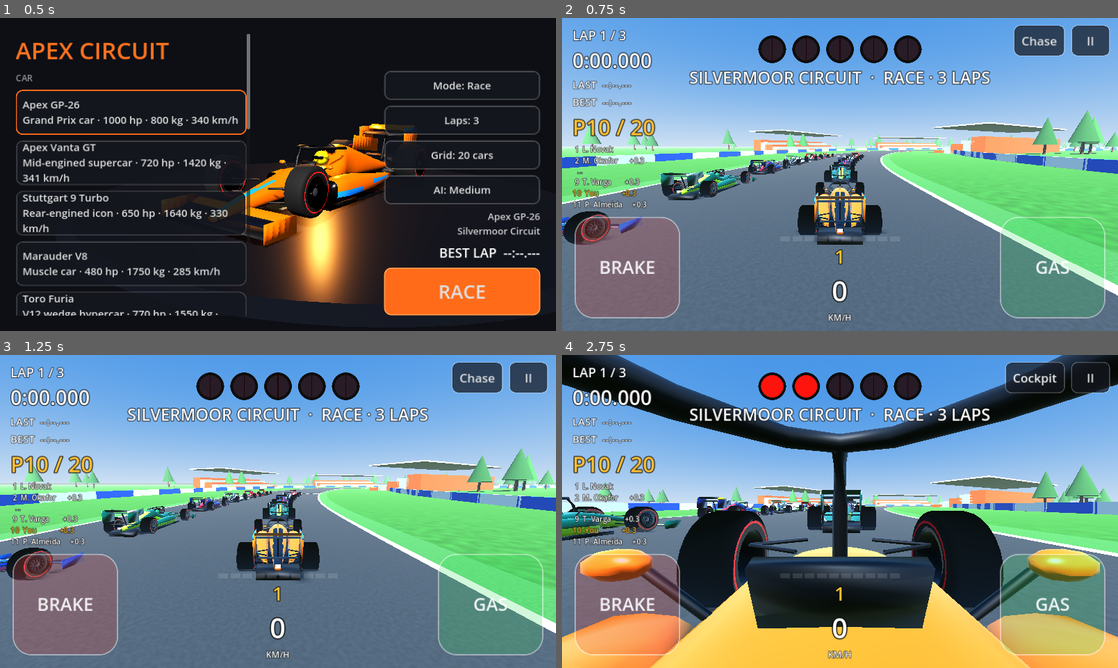
Above: before the commit, frames 1-4 (two rows, left to right).
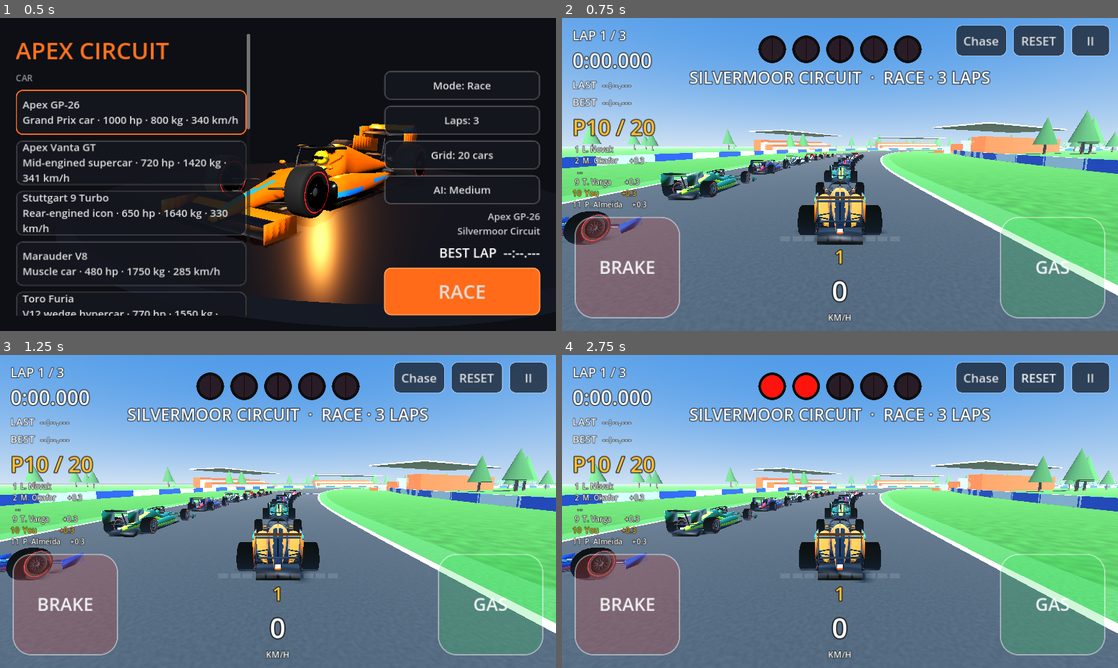
Above: after the commit, the same moments.

Repository: sohamtiwari-prog/apex-circuit
Game: Godot game, scene res://scenes/menu.tscn
The game is run twice, just before and just after one commit, with the same random seed, the same clock (stepped at 60 frames per second) and the same inputs.
Inputs (mouse positions are in pixels of both pictures, inside the frame that each line leads up to):
- Up to frame 1 (0.5 s): no input
- Up to frame 2 (0.75 s): click "RACE" at 0.5 s
- Up to frame 3 (1.25 s): no input
- Up to frame 4 (2.75 s): click (1040, 376) at 1.25 s, where only the run after the commit has a clickable "RESET"; click (1029, 376) at 2 s, where only the run before the commit has a clickable "Far chase"

Frame 1 is identical in both runs. In frame 2, 1.1% of the frame differs, in the area x 70-89%, y 2-13%; in frame 3, 1.1%; in frame 4, 72%, in the area x 0-100%, y 0-100%.

Commit message:
Friendlier handling, brake/steering assists, RESET button, Monaco scenery fix
- Grip raised to a planted, RR3-style level (GP: 1.8 g at 43 km/h to
  5.6 g at 234 km/h); AI recalibrated from new measurements
- Brake assist (default on): brakes when arriving at a corner too fast
- Steering assist (default on): blends 30% racing-line steering, steers
  back from the track edge, auto-recovers a car wedged against a wall
- RESET button on the race screen; pause-menu taps no longer turn into
  scrolls on touchscreens
- Scenery: every building/grandstand footprint must clear the road;
  grandstands slide to a clear spot (they crossed the road at Monaco)
- Default settings are always a fresh deep copy (a shared constant was
  being polluted by loaded saves)
- New tests: beginner-with-assists laps, reset via the menu, scenery

Co-Authored-By: Claude Opus 5.5 <noreply@anthropic.com>
Claude-Session: https://claude.ai/code/session_01BrgpyfStfhv8XBfN4R43FV

Diff:
--- a/scripts/ai_driver.gd
+++ b/scripts/ai_driver.gd
@@ -13,6 +13,26 @@
 var speed_cap := 999.0        # m/s, set by race logic when blocked
 var target_speed := 0.0
 var _profile := PackedFloat32Array()
+
+
+## Steering input (-1..1) that follows the racing line; does not touch the car.
+func line_steer(car: RaceCar, track: Track, at_idx: int) -> float:
+	var n := track.size()
+	var v := car.forward_speed()
+	var look := clampf(5.0 + absf(v) * 0.32, 6.0, 34.0)
+	var ti := (at_idx + int(look / Track.SPACING)) % n
+	var tgt: Vector3 = track.line_points[ti]
+	var fwd := car.global_basis.z
+	fwd.y = 0.0
+	var to := tgt - car.global_position
+	to.y = 0.0
+	var ld := maxf(to.length(), 1.0)
+	var alpha := fwd.normalized().signed_angle_to(to / ld, Vector3.UP)
+	var wheelbase: float = float(car.spec["wheel_front_z"]) - float(car.spec["wheel_rear_z"])
+	var delta := atan2(2.0 * wheelbase * sin(alpha), ld)
+	var max_steer := lerpf(car.spec["steer_low"], car.spec["steer_high"],
+		clampf(absf(v) / float(car.spec["steer_full_speed"]), 0.0, 1.0))
+	return clampf(-delta / max_steer, -1.0, 1.0)
 
 
 func update(car: RaceCar, track: Track) -> void:
--- a/scripts/car_specs.gd
+++ b/scripts/car_specs.gd
@@ -152,8 +152,8 @@
 		"damp_comp": 5.0,
 		"damp_relax": 7.0,
 		"max_susp_force": 60000.0,
-		"grip_front": 2.0,              # ~2 g mechanical; downforce adds the rest
-		"grip_rear": 2.1,
+		"grip_front": 2.6,              # grippy, RR3-style; downforce adds more with speed
+		"grip_rear": 2.8,
 		"roll_influence": 0.03,
 		"collision": [
 			[Vector3(0.9, 0.4, 4.3), Vector3(0, 0.25, 0.0)],
@@ -180,11 +180,10 @@
 		"chase_dist": 7.0,
 		"chase_height": 2.0,
 
-		# Measured steady-state limit (tests/grip_test.gd, tests/diag_steer.gd):
-		# ~2.5 g at 108 km/h -> ~4.7 g at 216 km/h, fit a = 17 + 0.008 v^2.
-		# The AI plans with 92% of it.
-		"ai_grip": 13.5,                # low speed: ~1.5 g mechanical grip
-		"ai_grip_aero": 0.0080,
+		# Measured limit at full lock (tests/diag_steer.gd, tests/grip_test.gd):
+		# ~2.6 g at 72 km/h -> ~5.8 g at 216 km/h; the AI plans with ~92% of it.
+		"ai_grip": 17.5,
+		"ai_grip_aero": 0.0095,
 		"ai_brake": 15.0,
 	}
 
@@ -203,7 +202,7 @@
 		"drag": 0.62, "downforce": 1.4,
 		"brake_base": 12.5, "brake_max": 13.5,
 		"wheel_front_z": 1.33, "wheel_rear_z": -1.32, "track_front": 0.82, "track_rear": 0.84,
-		"grip_front": 1.6, "grip_rear": 1.7,
+		"grip_front": 2.0, "grip_rear": 2.15,
 		"collision": [[Vector3(1.9, 0.55, 4.45), Vector3(0, -0.05, 0)], [Vector3(1.25, 0.35, 1.9), Vector3(0, 0.38, -0.25)]],
 		"redline": 8500.0, "idle_rpm": 900.0, "peak_rpm": 7300.0, "top_kmh": 341.0, "first_kmh": 95.0,
 		"cylinders": 8, "engine_base_hz": 200.0, "engine_tone": "v8flat",
@@ -230,7 +229,7 @@
 		"drag": 0.64, "downforce": 0.9,
 		"brake_base": 12.5, "brake_max": 13.5,
 		"wheel_front_z": 1.25, "wheel_rear_z": -1.2, "track_front": 0.8, "track_rear": 0.82,
-		"grip_front": 1.55, "grip_rear": 1.85,      # wide rear tyres tame the rear-engined balance
+		"grip_front": 1.95, "grip_rear": 2.3,       # wide rear tyres tame the rear-engined balance
 		"collision": [[Vector3(1.85, 0.6, 4.5), Vector3(0, -0.04, 0)], [Vector3(1.2, 0.4, 1.8), Vector3(0, 0.42, -0.2)]],
 		"redline": 7200.0, "idle_rpm": 850.0, "peak_rpm": 6500.0, "top_kmh": 330.0, "first_kmh": 85.0, "gear_count": 8,
 		"cylinders": 6, "engine_base_hz": 180.0, "engine_tone": "flat6",
@@ -256,7 +255,7 @@
 		"drag": 0.72, "downforce": 0.35,
 		"brake_base": 11.0, "brake_max": 12.0,
 		"wheel_front_z": 1.55, "wheel_rear_z": -1.3, "track_front": 0.82, "track_rear": 0.83,
-		"grip_front": 1.35, "grip_rear": 1.4,
+		"grip_front": 1.7, "grip_rear": 1.8,
 		"collision": [[Vector3(1.9, 0.65, 4.8), Vector3(0, -0.02, 0)], [Vector3(1.3, 0.42, 1.9), Vector3(0, 0.46, -0.45)]],
 		"redline": 7500.0, "idle_rpm": 750.0, "peak_rpm": 6500.0, "top_kmh": 285.0, "first_kmh": 80.0, "gear_count": 6,
 		"cylinders": 8, "engine_base_hz": 160.0, "engine_tone": "v8",
@@ -284,7 +283,7 @@
 		"brake_base": 13.0, "brake_max": 14.0,
 		"wheel_front_z": 1.4, "wheel_rear_z": -1.33, "track_front": 0.85, "track_rear": 0.87,
 		"radius_rear": 0.36, "tyre_width_rear": 0.35,
-		"grip_front": 1.65, "grip_rear": 1.75,
+		"grip_front": 2.05, "grip_rear": 2.2,
 		"collision": [[Vector3(2.0, 0.5, 4.8), Vector3(0, -0.08, 0)], [Vector3(1.2, 0.3, 2.0), Vector3(0, 0.28, -0.3)]],
 		"redline": 9500.0, "idle_rpm": 1000.0, "peak_rpm": 8500.0, "top_kmh": 350.0, "first_kmh": 100.0,
 		"cylinders": 12, "engine_base_hz": 260.0, "engine_tone": "v12",
@@ -314,7 +313,7 @@
 		"brake_base": 13.0, "brake_max": 14.0,
 		"wheel_front_z": 1.4, "wheel_rear_z": -1.32, "track_front": 0.86, "track_rear": 0.86,
 		"radius_rear": 0.36, "tyre_width_rear": 0.36,
-		"grip_front": 1.6, "grip_rear": 1.75,
+		"grip_front": 2.0, "grip_rear": 2.2,
 		"collision": [[Vector3(2.04, 0.62, 4.5), Vector3(0, -0.04, 0)], [Vector3(1.24, 0.4, 1.9), Vector3(0, 0.42, -0.25)]],
 		"redline": 6800.0, "idle_rpm": 800.0, "peak_rpm": 6000.0, "top_kmh": 410.0, "first_kmh": 110.0,
 		"cylinders": 16, "engine_base_hz": 220.0, "engine_tone": "w16",
--- a/scripts/hud.gd
+++ b/scripts/hud.gd
@@ -117,6 +117,8 @@
 	root.add_child(bar)
 	cam_button = _button("CAM", bar, func(): camera_requested.emit())
 	cam_button.custom_minimum_size = Vector2(110, 72)
+	var rb := _button("RESET", bar, func(): reset_requested.emit())
+	rb.custom_minimum_size = Vector2(120, 72)
 	var pb := _button("II", bar, func(): set_paused(true))
 	pb.custom_minimum_size = Vector2(90, 72)
 
@@ -197,6 +199,7 @@
 
 	var scroll := ScrollContainer.new()
 	scroll.custom_minimum_size = Vector2(560, 560)
+	scroll.scroll_deadzone = 24       # a slightly moving tap still presses a button
 	scroll.horizontal_scroll_mode = ScrollContainer.SCROLL_MODE_DISABLED
 	pause_panel.add_child(scroll)
 	var v := VBoxContainer.new()
@@ -240,6 +243,12 @@
 	_menu_buttons["abs"] = _button("", v, func():
 		save.set_setting("abs", not bool(save.get_setting("abs")))
 		_refresh_menu())
+	_menu_buttons["brake_assist"] = _button("", v, func():
+		save.set_setting("brake_assist", not bool(save.get_setting("brake_assist")))
+		_refresh_menu())
+	_menu_buttons["steer_assist"] = _button("", v, func():
+		save.set_setting("steer_assist", not bool(save.get_setting("steer_assist")))
+		_refresh_menu())
 	_menu_buttons["quit"] = _button("Quit to main menu", v, func(): menu_requested.emit())
 	for key in _menu_buttons:
 		(_menu_buttons[key] as Button).custom_minimum_size = Vector2(0, 66)
@@ -254,6 +263,8 @@
 	(_menu_buttons["sens"] as Button).text = "Tilt sensitivity: %.1fx" % float(save.get_setting("tilt_sensitivity"))
 	(_menu_buttons["tc"] as Button).text = "Traction control: " + ("On" if save.get_setting("traction_control") else "Off")
 	(_menu_buttons["abs"] as Button).text = "ABS: " + ("On" if save.get_setting("abs") else "Off")
+	(_menu_buttons["brake_assist"] as Button).text = "Brake assist: " + ("On" if save.get_setting("brake_assist") else "Off")
+	(_menu_buttons["steer_assist"] as Button).text = "Steering assist: " + ("On" if save.get_setting("steer_assist") else "Off")
 	touch.configure(String(save.get_setting("control_mode")), bool(save.get_setting("auto_accelerate")))
 	settings_changed.emit()
 
--- a/scripts/race.gd
+++ b/scripts/race.gd
@@ -60,6 +60,10 @@
 var _save_timer := 0.0
 var _tick := 0
 var _results_shown := false
+var _assist_profile := PackedFloat32Array()
+var _assist_driver: AIDriver = null
+var _wedged := 0.0
+const STEER_ASSIST_BLEND := 0.3
 var autopilot: AIDriver = null     # when set, the AI drives the player's car (tests/demo)
 var save: Node                     # the Save autoload, looked up at runtime
 
@@ -325,6 +329,42 @@
 		gas = 1.0
 	if Input.is_physical_key_pressed(KEY_DOWN) or Input.is_physical_key_pressed(KEY_S) or Input.is_physical_key_pressed(KEY_SPACE):
 		brk = 1.0
+
+	# Steering assist (like RR3's): blends in some racing-line steering and
+	# steers back when about to run off the road.
+	var lat := track.lateral(car.global_position, player.idx)
+	if bool(save.get_setting("steer_assist")):
+		if _assist_driver == null:
+			_assist_driver = AIDriver.new()
+		steer = lerpf(steer, _assist_driver.line_steer(car, track, player.idx), STEER_ASSIST_BLEND)
+		var edge := track.road_half - 0.9
+		var drift := car.linear_velocity.dot(track.rights[player.idx])
+		if absf(lat) > edge and signf(drift) == signf(lat):
+			var push := clampf((absf(lat) - edge) * 0.35 + absf(drift) * 0.04, 0.0, 0.6)
+			steer = clampf(steer - signf(lat) * push, -1.0, 1.0)
+
+	# Brake assist: brakes for you when arriving at a corner too fast.
+	if bool(save.get_setting("brake_assist")) and state == State.RACING:
+		if _assist_profile.size() != track.size():
+			_assist_profile = track.speed_profile(car.spec)
+		var v := car.forward_speed()
+		var ahead := (player.idx + 3 + int(absf(v) * 0.05)) % track.size()
+		var target: float = _assist_profile[ahead] * 1.04
+		if v > target + 1.0:
+			var assist := clampf((v - target) / 6.0, 0.0, 1.0)
+			brk = maxf(brk, assist)
+			gas = minf(gas, 1.0 - assist)
+
+	# Wedged against a wall with the throttle down: recover automatically
+	# when assists are on (otherwise the RESET button is there).
+	if bool(save.get_setting("steer_assist")) and state == State.RACING and gas > 0.5 and absf(car.forward_speed()) < 1.0:
+		_wedged += get_physics_process_delta_time()
+		if _wedged > 3.0:
+			_wedged = 0.0
+			_reset_to_track(player, false)
+			hud.show_warning("Car reset to track")
+	else:
+		_wedged = 0.0
 
 	car.steer_input = steer
 	car.throttle = gas
--- a/scripts/save_manager.gd
+++ b/scripts/save_manager.gd
@@ -30,34 +30,41 @@
 
 
 func default_profile() -> Dictionary:
-	return {
-		"schema": SCHEMA_VERSION,
-		"settings": {
-			"control_mode": "tilt",       # "tilt" or "buttons"
-			"auto_accelerate": false,
-			"invert_tilt": false,
-			"tilt_sensitivity": 1.0,
-			"camera": 0,
-			"traction_control": true,
-			"abs": true,
-			"car": "gp26",
-			"team": 0,
-			"track": "silvermoor",
-			"mode": "race",             # "race" or "time_trial"
-			"laps": 3,
-			"opponents": 19,
-			"difficulty": "medium",     # easy, medium, hard
-		},
-		"best_laps": {},                  # "track|car" -> milliseconds
-		"stats": {
-			"laps": 0,
-			"distance_m": 0.0,
-			"races": 0,
-			"wins": 0,
-			"podiums": 0,
-		},
-		"best_finish": {},               # "track|car" -> best race position
-	}
+	# Always a deep copy: the literal below is built from constants, and the
+	# loader merges saved data into the result, so it must never be shared.
+	return _DEFAULTS.duplicate(true)
+
+
+const _DEFAULTS := {
+	"schema": SCHEMA_VERSION,
+	"settings": {
+		"control_mode": "tilt",       # "tilt" or "buttons"
+		"auto_accelerate": false,
+		"invert_tilt": false,
+		"tilt_sensitivity": 1.0,
+		"camera": 0,
+		"traction_control": true,
+		"abs": true,
+		"brake_assist": true,
+		"steer_assist": true,
+		"car": "gp26",
+		"team": 0,
+		"track": "silvermoor",
+		"mode": "race",             # "race" or "time_trial"
+		"laps": 3,
+		"opponents": 19,
+		"difficulty": "medium",     # easy, medium, hard
+	},
+	"best_laps": {},                  # "track|car" -> milliseconds
+	"stats": {
+		"laps": 0,
+		"distance_m": 0.0,
+		"races": 0,
+		"wins": 0,
+		"podiums": 0,
+	},
+	"best_finish": {},               # "track|car" -> best race position
+}
 
 
 # ---------------------------------------------------------------- settings
--- a/scripts/track.gd
+++ b/scripts/track.gd
@@ -58,6 +58,10 @@
 var line_curv_safe := PackedFloat32Array() # |curvature|, max over the surrounding 30 m (for speed planning)
 var line_margin := 1.35
 var _profiles := {}
+
+## Footprints of every large scenery object placed: [{"xf": Transform3D, "size": Vector3}]
+## (unscaled transform, box size). Used to keep scenery off the road.
+var scenery_boxes: Array = []
 
 
 static func catalog_entry(id: String) -> Dictionary:
@@ -553,13 +557,27 @@
 	var roof := StandardMaterial3D.new()
 	roof.albedo_color = Color(0.9, 0.9, 0.92)
 	# Two stands along the left of the main straight, plus one on the right.
+	# Each slides along the track until its whole footprint is clear of road.
 	for spec in [[25, -1.0], [55, -1.0], [40, 1.0]]:
-		var idx: int = spec[0]
 		var side: float = spec[1]
+		var idx := -1
+		for tries in range(0, 400, 5):
+			for sign_ in [1, -1]:
+				var cand: int = (int(spec[0]) + tries * sign_ + points.size()) % points.size()
+				var b0: Transform3D = pose_at(cand, GROUND_Y)
+				var o0: Vector3 = b0.origin + rights[cand] * side * (wall_offset + 9.0 + 6.4)
+				if footprint_clear(Transform3D(b0.basis, o0), Vector3(20.0, 10.0, 54.0), 2.0):
+					idx = cand
+					break
+			if idx >= 0:
+				break
+		if idx < 0:
+			continue
 		var base: Transform3D = pose_at(idx, GROUND_Y)
 		var out: Vector3 = rights[idx] * side
 		var origin: Vector3 = base.origin + out * (wall_offset + 9.0)
 		var basis: Basis = base.basis
+		scenery_boxes.append({"xf": Transform3D(basis, origin + out * 6.4), "size": Vector3(20.0, 10.0, 54.0)})
 		for tier in range(5):
 			var bm := BoxMesh.new()
 			bm.size = Vector3(4.0, 1.0 + tier * 1.0, 50.0)
@@ -593,15 +611,31 @@
 			var depth := rng.randf_range(14.0, 26.0)
 			var h := rng.randf_range(12.0, 48.0)
 			var p: Vector3 = points[i] + rights[i] * side * (wall_offset + 2.5 + depth * 0.5)
-			if dist_to_centerline(p, depth + wall_offset) > wall_offset + 1.5 + depth * 0.45:
-				var b := Basis.looking_at(-tangents[i], Vector3.UP)
+			var b := Basis.looking_at(-tangents[i], Vector3.UP)
+			var foot := Transform3D(b, p)
+			if footprint_clear(foot, Vector3(depth, h, w), wall_offset - road_half - KERB_W + 1.5):
 				xforms.append(Transform3D(Basis(b.x * depth, b.y * h, b.z * w), p + Vector3.UP * (GROUND_Y + h * 0.5)))
 				cols.append(palette[rng.randi() % palette.size()])
+				scenery_boxes.append({"xf": foot, "size": Vector3(depth, h, w)})
 			i += int(w / SPACING) + 1
 	var box := BoxMesh.new()
 	box.size = Vector3.ONE
 	_multimesh(box, xforms, cols, Color.WHITE)
 	_build_grandstands()
+
+
+## True if a box (unscaled transform + size) stays clear of the road and
+## kerbs everywhere on its footprint, by at least `margin` metres.
+func footprint_clear(xf: Transform3D, size: Vector3, margin := 1.0) -> bool:
+	var limit := road_half + KERB_W + margin
+	var nx := maxi(2, int(size.x / 4.0))
+	var nz := maxi(2, int(size.z / 4.0))
+	for ix in range(nx + 1):
+		for iz in range(nz + 1):
+			var local := Vector3(size.x * (float(ix) / nx - 0.5), 0.0, size.z * (float(iz) / nz - 0.5))
+			if dist_to_centerline(xf * local, limit + 2.0) < limit:
+				return false
+	return true
 
 
 # ------------------------------------------------------------ racing line
--- /dev/null
+++ b/tests/assist_test.gd
@@ -0,0 +1,81 @@
+extends SceneTree
+## A "beginner" holds full throttle, never brakes and steers simply.
+## With brake + steering assist on, they must still get round the lap on
+## the road; this is what keeps the game friendly on a phone.
+var failures: Array[String] = []
+
+
+func _initialize() -> void:
+	_run()
+
+
+func _check(ok: bool, msg: String) -> void:
+	print(("  PASS  " if ok else "  FAIL  ") + msg)
+	if not ok:
+		failures.append(msg)
+
+
+func _lap(track_id: String, car_id: String, assists: bool) -> Array:
+	var save: Node = root.get_node("Save")
+	save.data = save.default_profile()
+	var st: Dictionary = save.data["settings"]
+	st["mode"] = "time_trial"; st["track"] = track_id; st["car"] = car_id
+	st["control_mode"] = "buttons"
+	st["brake_assist"] = assists; st["steer_assist"] = assists
+	var race: Node = (load("res://scenes/race.tscn") as PackedScene).instantiate()
+	root.add_child(race)
+	for i in range(120 * 7):
+		await physics_frame
+	var track = race.track
+	var car = race.car
+	var braked := 0
+	print("    [%s %s] race sees brake_assist=%s steer_assist=%s control=%s" % [track_id, car_id, race.save.get_setting("brake_assist"), race.save.get_setting("steer_assist"), race.save.get_setting("control_mode")])
+	var n: int = track.size()
+	var off_frames := 0
+	var frames := 0
+	var start_lap: int = race.player.lap
+	while race.player.lap < start_lap + 1 and frames < 120 * 240:
+		# Beginner: aim at the centreline 20 m ahead, flat out, never brake.
+		var idx: int = race.player.idx
+		var ti: int = (idx + 10) % n
+		var to: Vector3 = track.points[ti] - car.global_position
+		to.y = 0.0
+		var fwd: Vector3 = car.global_basis.z
+		fwd.y = 0.0
+		var ang: float = fwd.normalized().signed_angle_to(to.normalized(), Vector3.UP)
+		race.hud.touch.steer = clampf(-ang * 3.0, -1.0, 1.0)
+		race.hud.touch.gas = 1.0
+		race.hud.touch.brake = 0.0
+		await physics_frame
+		frames += 1
+		if absf(track.lateral(car.global_position, race.player.idx)) > track.road_half + Track.KERB_W:
+			off_frames += 1
+		if car.brake_input > 0.05:
+			braked += 1
+	print("    braked on %d frames; ended at %.0f m, %.1f km/h, lat %.1f" % [braked, track.cum[race.player.idx], car.speed_kmh(), track.lateral(car.global_position, race.player.idx)])
+	var done: bool = race.player.lap >= start_lap + 1
+	var off_pct := 100.0 * off_frames / maxi(frames, 1)
+	race.queue_free()
+	await physics_frame
+	return [done, off_pct, frames / 120.0]
+
+
+func _run() -> void:
+	# Let the Save autoload finish loading from disk before we override it.
+	await process_frame
+	var specs: Array = [["silvermoor", "gp26"], ["riviera", "gp26"], ["brianza", "marauder"]]
+	if OS.get_cmdline_user_args().size() > 0:
+		specs = []
+		for a in OS.get_cmdline_user_args():
+			specs.append(Array(a.split(",")))
+	for spec in specs:
+		var with_assist: Array = await _lap(spec[0], spec[1], true)
+		var without: Array = await _lap(spec[0], spec[1], false)
+		print("%-11s %-9s assists ON: lap %s, %.0f%% off road | OFF: lap %s, %.0f%% off road" % [spec[0], spec[1],
+			"done in %.0fs" % with_assist[2] if with_assist[0] else "NOT finished", with_assist[1],
+			"done" if without[0] else "NOT finished", without[1]])
+		_check(with_assist[0], "%s/%s: beginner completes the lap with assists" % [spec[0], spec[1]])
+		_check(with_assist[1] < 8.0, "%s/%s: beginner stays on the road with assists" % [spec[0], spec[1]])
+	print("")
+	print("ALL CHECKS PASSED" if failures.is_empty() else "%d CHECK(S) FAILED" % failures.size())
+	quit(0 if failures.is_empty() else 1)
--- a/tests/game_test.gd
+++ b/tests/game_test.gd
@@ -19,6 +19,8 @@
 
 
 func _run() -> void:
+	# Let the Save autoload finish loading from disk before we override it.
+	await process_frame
 	var save: Node = root.get_node("Save")
 	save.data = save.default_profile()     # start from a clean profile
 	save.data["settings"]["mode"] = "time_trial"
--- a/tests/race_test.gd
+++ b/tests/race_test.gd
@@ -18,6 +18,8 @@
 
 
 func _run() -> void:
+	# Let the Save autoload finish loading from disk before we override it.
+	await process_frame
 	var args := OS.get_cmdline_user_args()
 	var track_id: String = args[0] if args.size() > 0 else "styria"
 	var laps: int = int(args[1]) if args.size() > 1 else 2
--- /dev/null
+++ b/tests/reset_test.gd
@@ -0,0 +1,51 @@
+extends SceneTree
+## Drive off the track, press "Reset car to track" in the pause menu, and
+## check the car ends up on the road, facing the right way, and drivable.
+var failures: Array[String] = []
+func _initialize() -> void:
+	_run()
+func _check(ok: bool, msg: String) -> void:
+	print(("  PASS  " if ok else "  FAIL  ") + msg)
+	if not ok:
+		failures.append(msg)
+func _run() -> void:
+	# Let the Save autoload finish loading from disk before we override it.
+	await process_frame
+	var save: Node = root.get_node("Save")
+	save.data = save.default_profile()
+	var st: Dictionary = save.data["settings"]
+	st["mode"] = "race"; st["opponents"] = 5; st["track"] = "silvermoor"; st["car"] = "gp26"
+	var race: Node = (load("res://scenes/race.tscn") as PackedScene).instantiate()
+	root.add_child(race)
+	for i in range(120 * 7):
+		await physics_frame
+	print("  state after lights: %d" % race.state)
+	# Put the car 40 m off the track, sideways.
+	var car = race.car
+	var idx: int = race.player.idx
+	car.global_transform = Transform3D(Basis(Vector3.UP, 1.3), race.track.points[idx] + race.track.rights[idx] * 40.0 + Vector3.UP * 0.5)
+	for i in range(120):
+		await physics_frame
+	var lat0: float = race.track.lateral(car.global_position, race.track.nearest_index(car.global_position, -1))
+	print("  before reset: %.1f m from the centreline" % lat0)
+	# Press the actual buttons: pause, then "Reset car to track".
+	race.hud.set_paused(true)
+	await process_frame
+	var btn: Button = race.hud._menu_buttons["reset"]
+	btn.pressed.emit()
+	for i in range(30):
+		await physics_frame
+	var i2: int = race.track.nearest_index(car.global_position, -1)
+	var lat1: float = race.track.lateral(car.global_position, i2)
+	var heading: float = car.global_basis.z.dot(race.track.tangents[i2])
+	print("  after reset: %.1f m from centreline, heading dot %.2f, paused=%s, controls=%s" % [lat1, heading, paused, car.controls_enabled])
+	_check(absf(lat1) < race.track.road_half, "car is back on the road")
+	_check(heading > 0.9, "car faces the direction of travel")
+	_check(not paused, "game is unpaused")
+	car.throttle = 1.0
+	race.autopilot = load("res://scripts/ai_driver.gd").new()
+	for i in range(120 * 3):
+		await physics_frame
+	_check(car.speed_kmh() > 40.0, "car drives away after the reset (%.0f km/h)" % car.speed_kmh())
+	print("ALL CHECKS PASSED" if failures.is_empty() else "%d CHECK(S) FAILED" % failures.size())
+	quit(0 if failures.is_empty() else 1)
--- /dev/null
+++ b/tests/scenery_test.gd
@@ -0,0 +1,19 @@
+extends SceneTree
+## No large scenery (buildings, grandstands) may sit on or across the road:
+## every footprint the track recorded is checked on a grid of points.
+var failures: Array[String] = []
+func _initialize() -> void:
+	for t in Track.CATALOG:
+		var tr := Track.new()
+		root.add_child(tr)
+		tr.build(t["id"])
+		var bad := 0
+		for box in tr.scenery_boxes:
+			if not tr.footprint_clear(box["xf"], box["size"], 0.5):
+				bad += 1
+		print("%-12s %3d large objects, %d on or across the road" % [t["id"], tr.scenery_boxes.size(), bad])
+		if bad > 0 or tr.scenery_boxes.is_empty():
+			failures.append(t["id"])
+		tr.free()
+	print("ALL CHECKS PASSED" if failures.is_empty() else "FAIL: scenery problem at " + ", ".join(failures))
+	quit(0 if failures.is_empty() else 1)
Not shown, changed: .github/workflows/build-apk.yml
Not shown, changed: README.md
